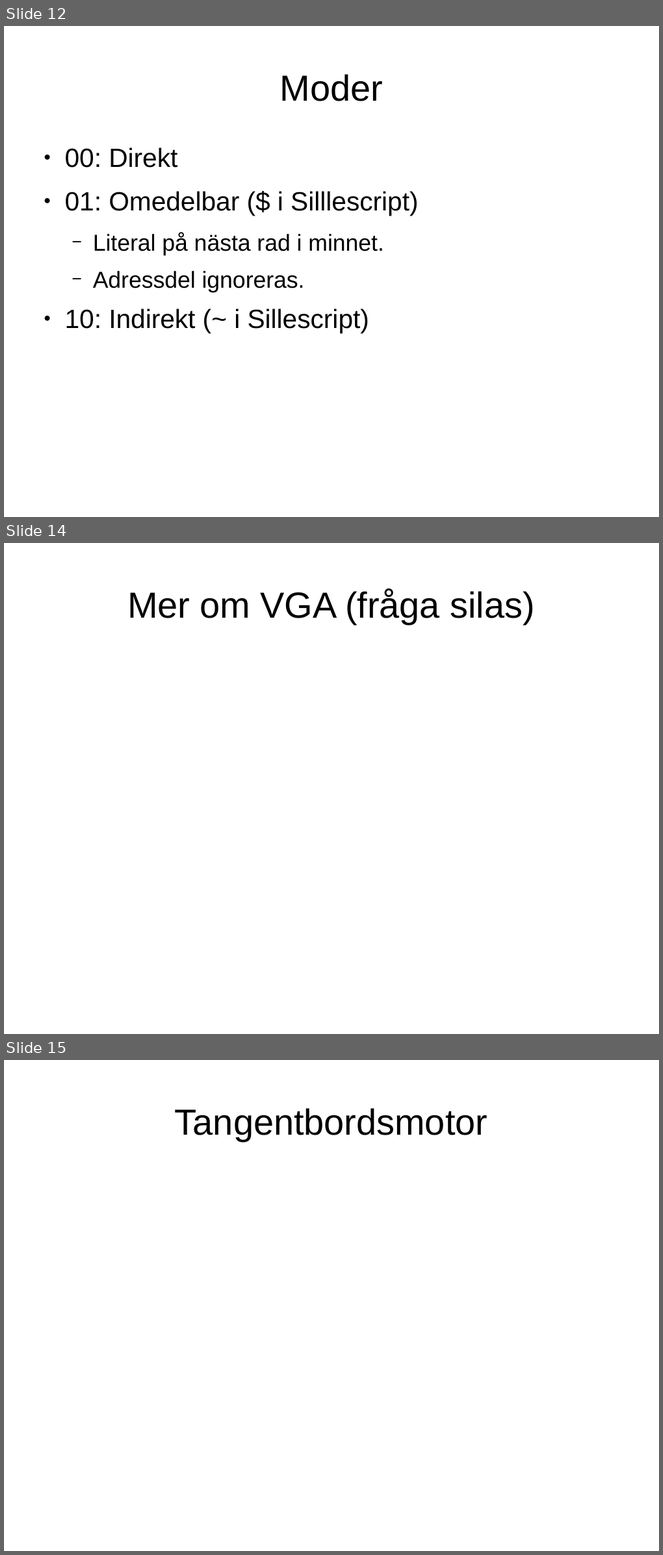
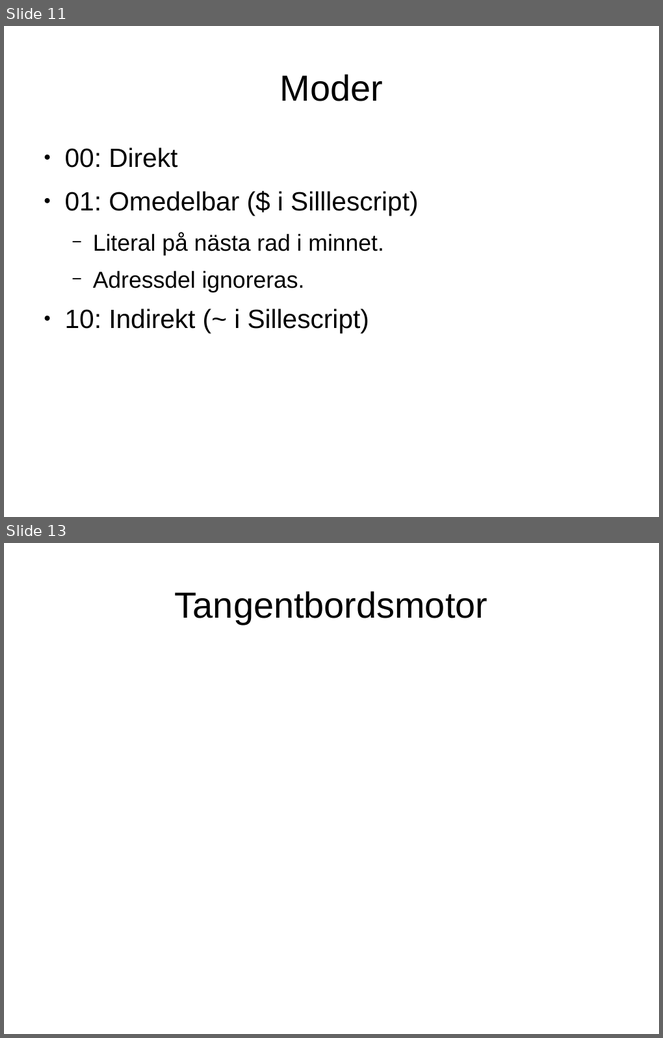
Before and after one commit to Jethro95/TSEA83_Graphing_Calculator, a slide deck: presentation/pp.odp. Shown one above the other, each under a label of ours: slides 12, 14 and 15 before the commit, slides 11 and 13 after it; the slides between them are not shown. The pictures are 663x1555 and 663x1038 pixels, drawn with LibreOffice and Linux fonts; fonts in the diff are those of the drawing. Boxes give left, top, right and bottom in pixels: in the first picture for what was removed or moved away, otherwise in the second. Text is boxed around its words. In the diff, an @@ line names an element or a change of style, - is before the commit and + after.

```diff
--- a/presentation/pp.odp
+++ b/presentation/pp.odp
@@ slide 14 removed at box(4, 543, 659, 1034), background #FFFFFF @@
@@ title removed at box(128, 589, 534, 624) @@
-Mer om VGA (fråga silas)
@@ what was slide 12 is now slide 11 @@
@@ what was slide 15 is now slide 13 @@
```
Also in this commit, not shown: 4 slides changed, 2 slides added, 3 other slides removed, 7 other files.
